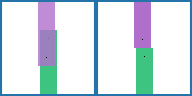
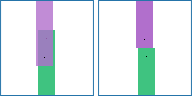
Comparing the layer stacks of the two 192 x 96 images. Changes:
"Border": blend pass through → normal over bbox(0, 0, 192, 96)
painted on "Clean" (1st of 3, in "Border") over bbox(96, 0, 192, 96)
painted on "Dirty" (1st of 3, in "Border") over bbox(0, 0, 96, 96)
painted on "Trail" (1st of 4, in "Player 2" › "Clean") over bbox(134, 1, 153, 48)
painted on "Trail" (2nd of 4, in "Player 2" › "Dirty") over bbox(36, 1, 55, 66)
painted on "Trail" (3rd of 4, in "Player 1" › "Clean") over bbox(136, 48, 155, 95)
painted on "Trail" (4th of 4, in "Player 1" › "Dirty") over bbox(38, 30, 57, 95)
